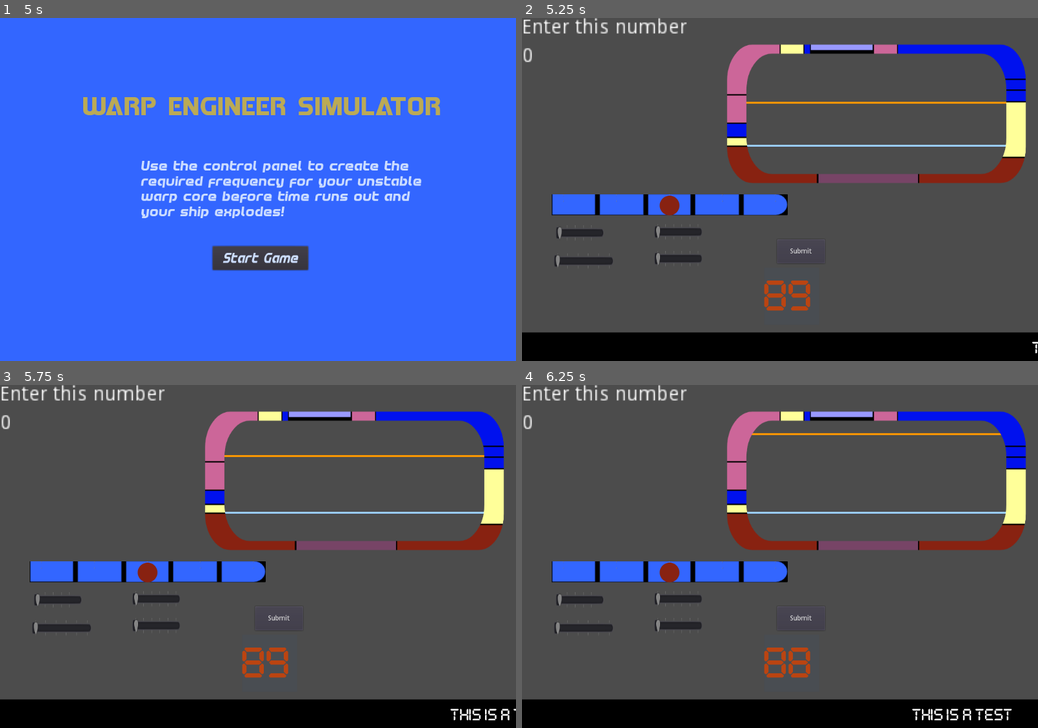
Above: before the commit, frames 1-4 (two rows, left to right).
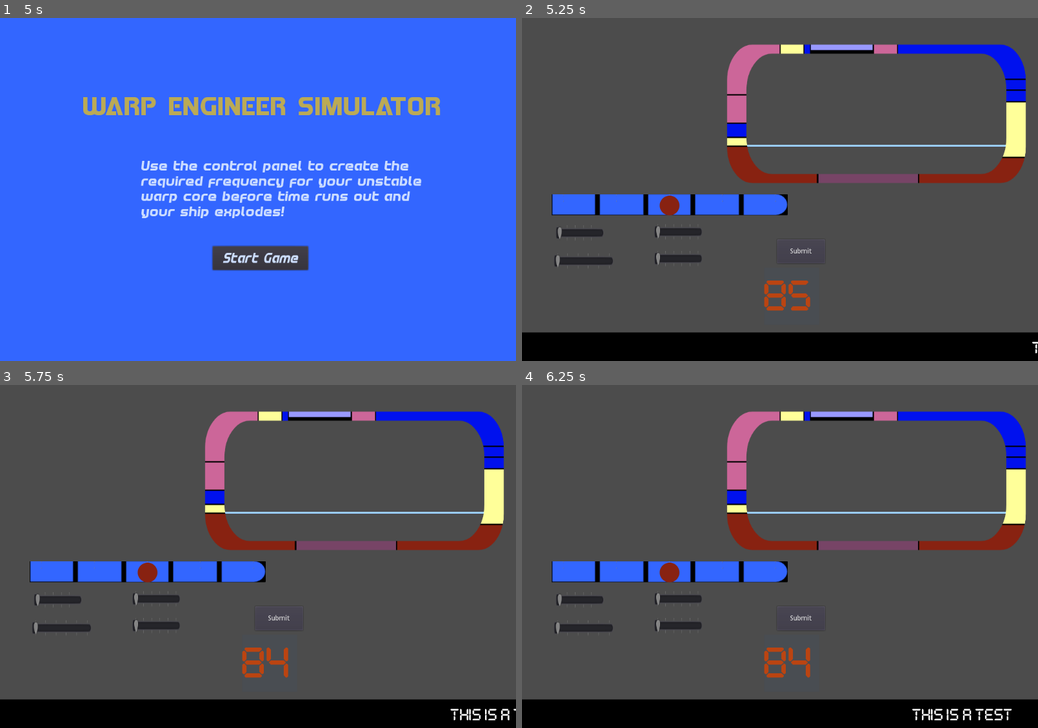
Above: after the commit, the same moments.

Repository: squiggle-at-squiggle/LDJam49
Game: Godot game, scene res://Scenes/Main.tscn
The game is run twice, just before and just after one commit, with the same random seed, the same clock (stepped at 60 frames per second) and the same inputs.
Inputs:
- Up to frame 1 (5 s): click "Start Game" at 0.5 s; click "Submit" at 1.25 s; click "Submit" at 2 s; click "Submit" at 2.75 s; tap Enter at 3.5 s; tap Space at 4.25 s
- Up to frame 2 (5.25 s): click "Start Game" at 5 s
- Up to frame 3 (5.75 s): no input
- Up to frame 4 (6.25 s): no input

Frame 1 is identical in both runs. In frame 2, 1.0% of the frame differs, in the area x 0-94%, y 0-81%; in frame 3, 0.9%; in frame 4, 1.0%.
Error after the commit: Attempt to call function 'queue_free' in base 'previously freed instance' on a null instance. (res://Code/Main.gd:48)

Commit message:
Added an alarm that sounds at 5 seconds remaining. Turns off if the number goes above it

Diff:
--- a/Code/Countdown.gd
+++ b/Code/Countdown.gd
@@ -3,21 +3,24 @@
 signal time_up
 
 # Declare member variables here. Examples:
-
-
+var active
 # Called when the node enters the scene tree for the first time.
 func _ready():
-	pass # Replace with function body.
+	active = false
 
 
 # Called every frame. 'delta' is the elapsed time since the previous frame.
 func _process(delta):
 	$TimerText.text = str(floor($Countdown.time_left))
+	if $Countdown.time_left <= 5 && active:
+		alarm_on()
+	else:
+		alarm_off()
 
 func set_timer(initial_time):
 	$Countdown.wait_time = initial_time
 	$Countdown.start()
-
+	active = true
 
 func increase_time(increase_amount):
 	$Countdown.wait_time
@@ -27,4 +30,14 @@
 	$Countdown.stop()
 
 func _on_Countdown_timeout():
+	$AudioStreamPlayer.stop()
 	emit_signal("time_up")
+
+
+func alarm_on():
+	if !$AudioStreamPlayer.playing:
+		$AudioStreamPlayer.play()
+
+func alarm_off():
+	if $AudioStreamPlayer.playing:
+		$AudioStreamPlayer.stop()
--- a/Code/Main.gd
+++ b/Code/Main.gd
@@ -64,4 +64,3 @@
 		new_round()
 	else:
 		LoseGame()
-		round_counter = 0
--- a/Scenes/Countdown.tscn
+++ b/Scenes/Countdown.tscn
@@ -1,7 +1,8 @@
-[gd_scene load_steps=4 format=2]
+[gd_scene load_steps=5 format=2]
 
 [ext_resource path="res://Code/Countdown.gd" type="Script" id=1]
 [ext_resource path="res://Fonts/Digital Play St.ttf" type="DynamicFontData" id=2]
+[ext_resource path="res://Sound/sfx-warning-alarm.mp3" type="AudioStream" id=3]
 
 [sub_resource type="DynamicFont" id=1]
 size = 64
@@ -37,4 +38,7 @@
 [node name="Countdown" type="Timer" parent="."]
 one_shot = true
 
+[node name="AudioStreamPlayer" type="AudioStreamPlayer" parent="."]
+stream = ExtResource( 3 )
+
 [connection signal="timeout" from="Countdown" to="." method="_on_Countdown_timeout"]
